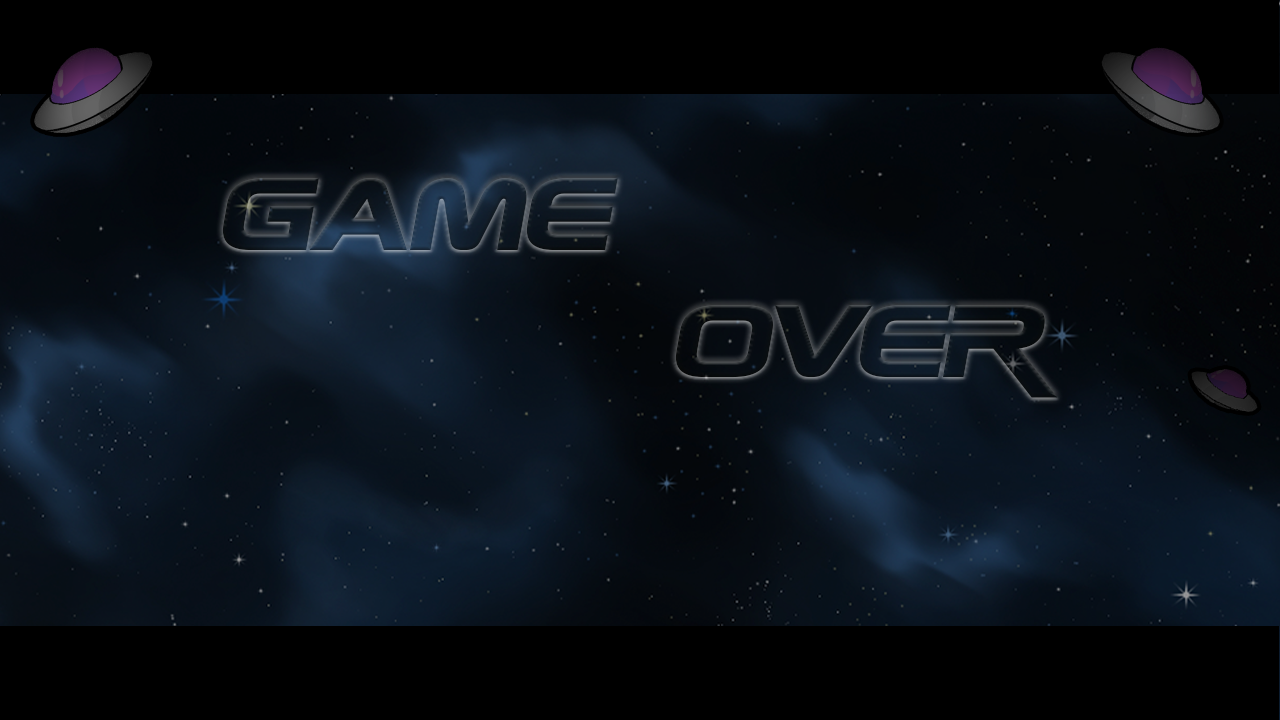
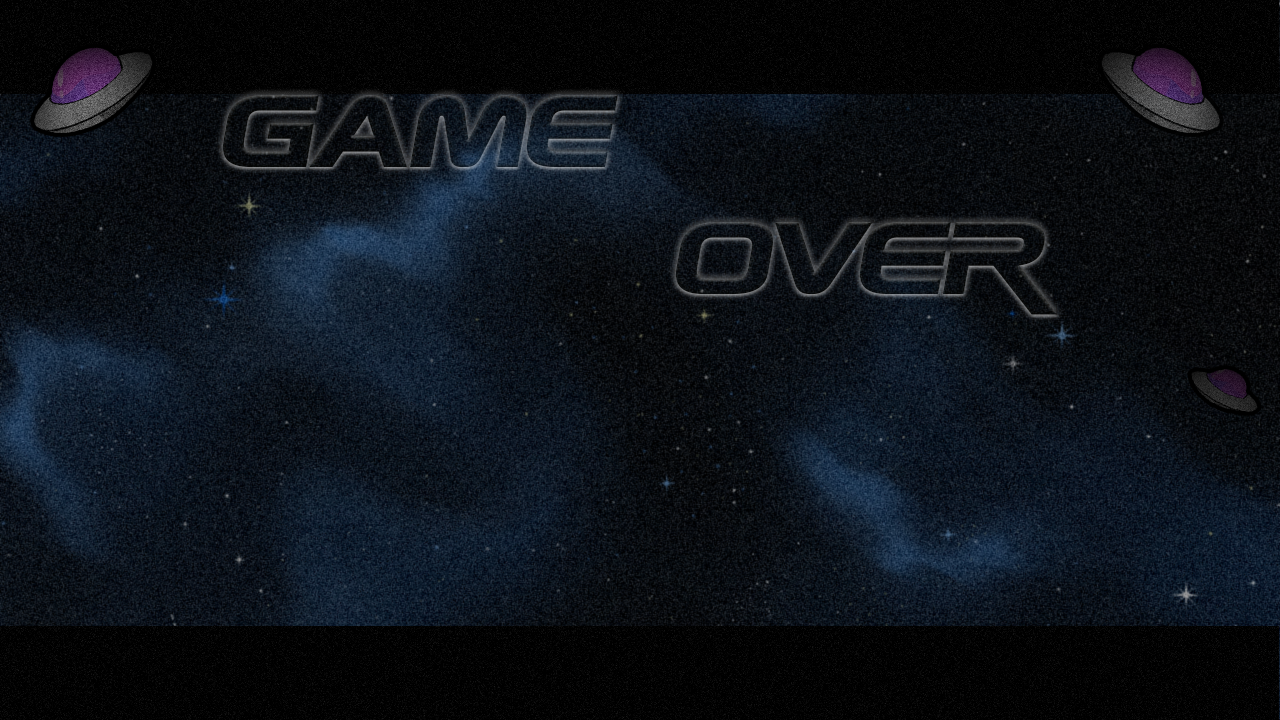
Layered file, before and after one edit (1280 x 720). Changes by layer:
painted on "Game Over" over [222, 95, 1058, 398]
painted on "Capa 3 copia" over [1187, 364, 1262, 417]
painted on "Capa 3 copia 2" over [1097, 43, 1225, 138]
painted on "Capa 3" over [29, 43, 157, 138]
painted on "Capa 4" over [0, 0, 1279, 720]
painted on "Capa 1" over [0, 0, 1280, 720]
